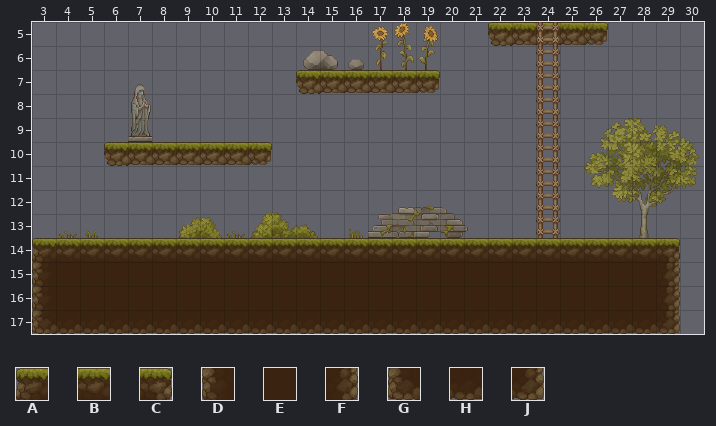
Two states of a Tiled map (JSON), public/assets/maps/playground.tmj. The first picture shows the starting point.
Cells are 32x32 px. Shown: x 3..30, y 5..17.
Key: from "TX Tileset Ground": A 0, B 1, C 2, D 16, E 17, F 18, G 32, H 33, J 34.
_ is an empty cell.
Layers that did not change in this view are not listed.
Layer "Ground #2" before, first column x 3:
 5 ____________________________
 6 ____________________________
 7 ____________________________
 8 ____________________________
 9 ____________________________
10 ____________________________
11 ____________________________
12 ____________________________
13 ____________________________
14 ABBBBBBBBBBBBBBBBBBBBBBBBBC_
15 DEEEEEEEEEEEEEEEEEEEEEEEEEF_
16 DEEEEEEEEEEEEEEEEEEEEEEEEEF_
17 GHHHHHHHHHHHHHHHHHHHHHHHHHJ_
The result:
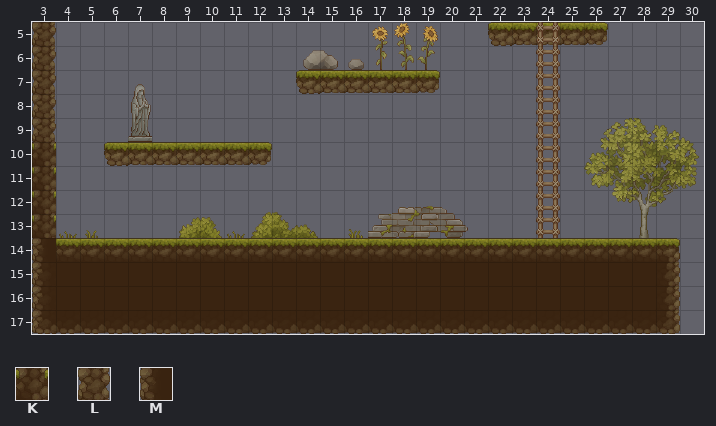
Further tiles: from "TX Tileset Ground": K 88, L 100, M 102.
Change:
Layer "Ground #2":
The edit adds tile K in rows 10 to 13 at x 3.
The edit adds tile L in rows 5 to 9 at x 3.
Tile A gives way to tile M in row 14 at x 3.
Boxes around the changes in both pictures, in picture pixels (x1, y1, x2, y2):
changed: (32, 22, 56, 262)
